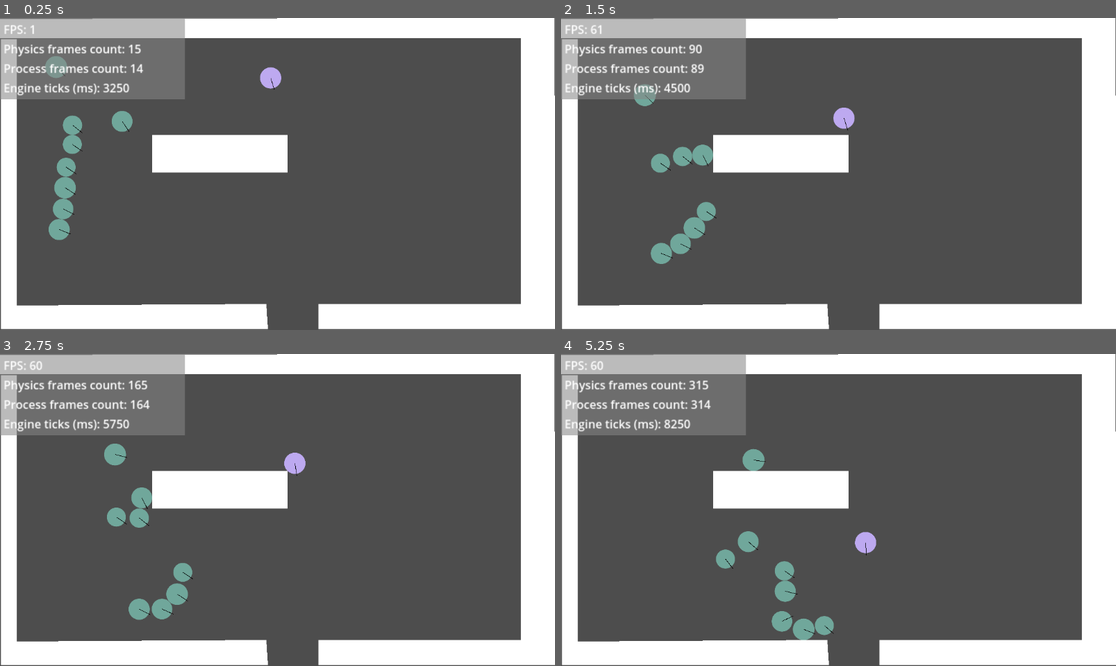
Above: before the commit, frames 1-4 (two rows, left to right).
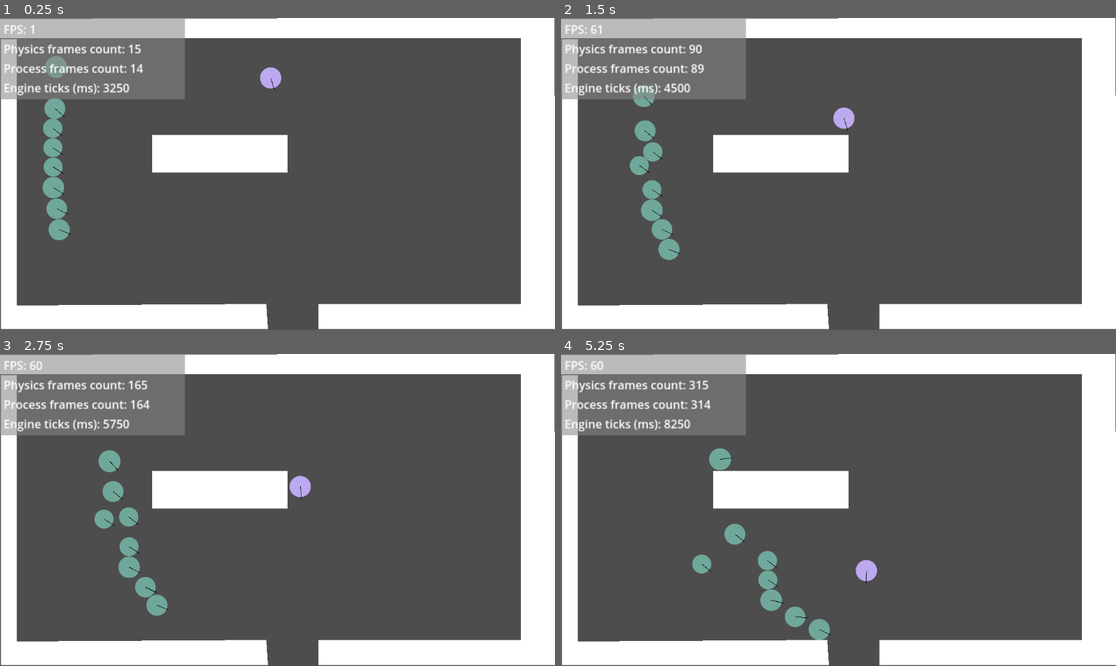
Above: after the commit, the same moments.

Repository: uknowmee/social-force
Game: Godot game, scene res://scenes/demos/demo_01.tscn
Same seed, same stepped clock (60 frames per second), same inputs: the game is played once before the commit and once after it.
Inputs:
- Up to frame 1 (0.25 s): no input
- Up to frame 2 (1.5 s): no input
- Up to frame 3 (2.75 s): no input
- Up to frame 4 (5.25 s): no input

The runs differ from the first frame. In frame 1, 1.8% of the frame differs, in the area x 7-24%, y 16-72%; in frame 2, 2.3%; in frame 3, 2.8%; in frame 4, 3.0%, in the area x 23-57%, y 30-92%.

Commit message:
fix new `move_and_slide` with MOTION_MODE_FLOATING (hopefully)

Diff:
--- a/agh_simulation/scenes/agent/agent.gd
+++ b/agh_simulation/scenes/agent/agent.gd
@@ -48,6 +48,8 @@
 	currentTarget = targetNodes.pop_front()
 	if currentTarget != null:
 		look_at(currentTarget.position);
+
+	set_motion_mode(MOTION_MODE_FLOATING)
 
 func _process(_dt):
 	if not currentTarget:
